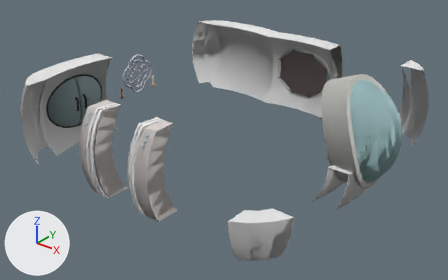
An edit to the glTF model www/models/lba2/iso_scenes/117.glb, drawn before and after from the same camera.
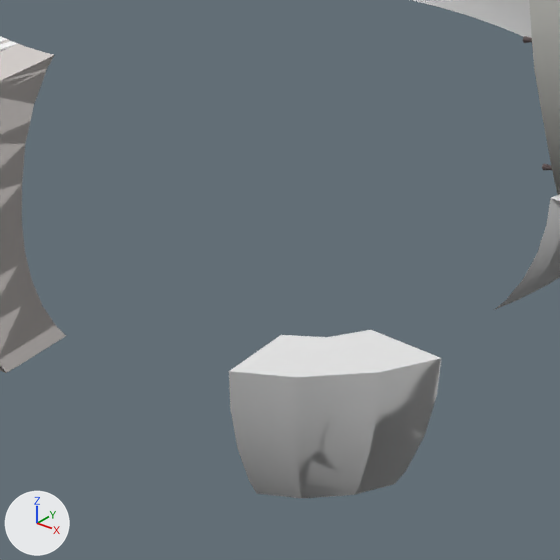
There are two pictures of each version: one whole from a camera (50 mm lens) standing at (55.4, -54.15, 15.54) and looking at (38.42, -32.93, 2.38), one close up on the part from 35% to 74% of the width and 38% to 100% of the height. Arrows for +X, +Y and +Z are at lower left; the lights stay in place. Where no turn or scale is listed for an object, it has been applied to the vertices. Vertices at the same position are counted once.

Names of what the first close-up shows: 'colored', 'textured_51c720184e9b89eb', 'textured_e409904b42712040'.
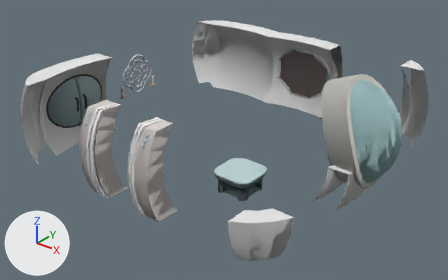
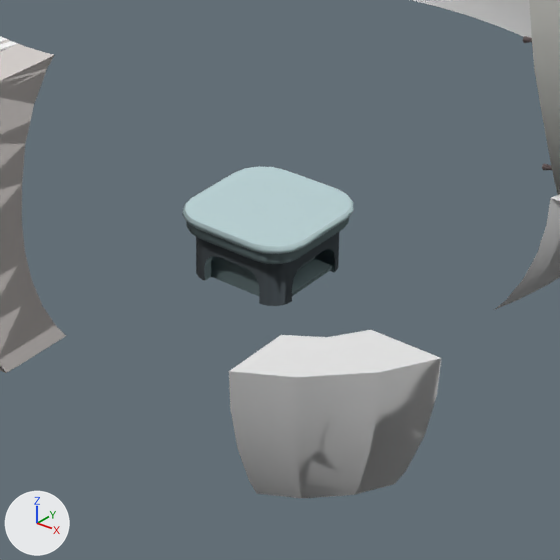
Edits to the bpy script that builds the scene:
```text
Change me_mesh_0:
    used by ob_colored; location = (0.0, 0.0, 0.0)
    remove me_mesh_0.from_pydata(...)  # 5677 vertices, 10697 faces; spans x 31.2..45.9, y -39.9..-24.2, z 1.5..6.8
    add me_mesh_0.from_pydata(...)  # 6134 vertices, 11573 faces; spans x 31.2..45.9, y -39.9..-24.2, z 1.5..6.8
    me_mesh_0 part 1: a new loose piece of 457 vertices spanning x 40.0..42.0, y -36.0..-34.0, z 1.5..2.5, in mat_material_0
```

Changed parts and their boxes (x1, y1, x2, y2) in the close-ups (560 x 560 px):
part 1 of me_mesh_0, added
    after: (183, 166, 353, 306)
